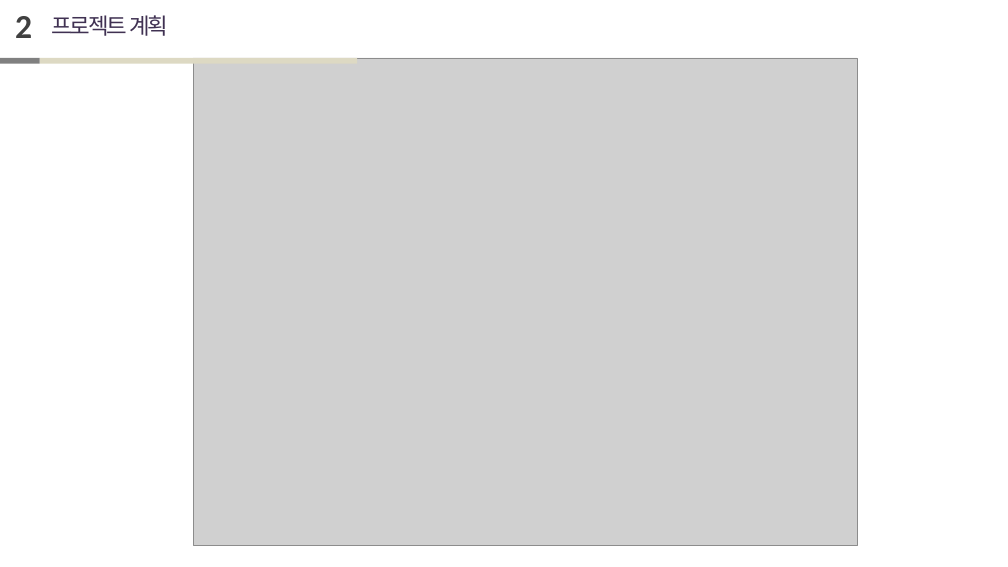
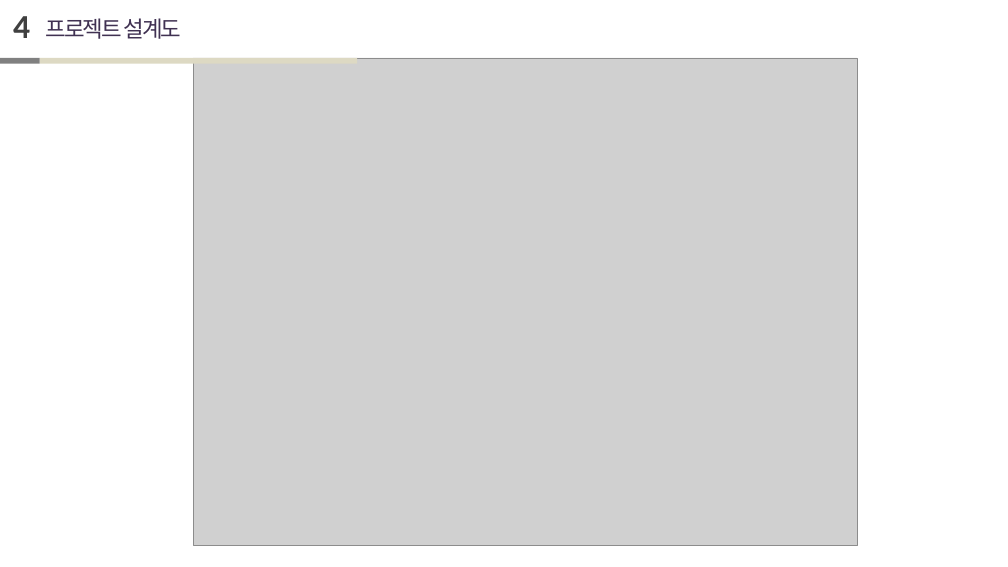
Before and after one commit to jieun000/FIDING-SeoulTourismAPIWeb, a slide deck: slide 8 of jieun/project3/PPT/3번째 프로젝트.pptx (slide 6 before the commit). Drawn at 1008x567 pixels with LibreOffice and Linux fonts; fonts in the diff are those of the drawing; grey boxes stand for pictures. Boxes give left, top, right and bottom in pixels: in the first picture for what was removed or moved away, otherwise in the second. Text is boxed around its words. In the diff, an @@ line names an element or a change of style, - is before the commit and + after.

```diff
--- a/jieun/project3/PPT/3번째 프로젝트.pptx
+++ b/jieun/project3/PPT/3번째 프로젝트.pptx
@@ text at (13,16,30,38): text changed @@
-2
+4
@@ text at (46,18,182,39): text changed @@
-프로젝트 계획
+프로젝트 설계도
```
Also in this commit, not shown: 6 other slides changed, 9 slides added, 15 other files.
